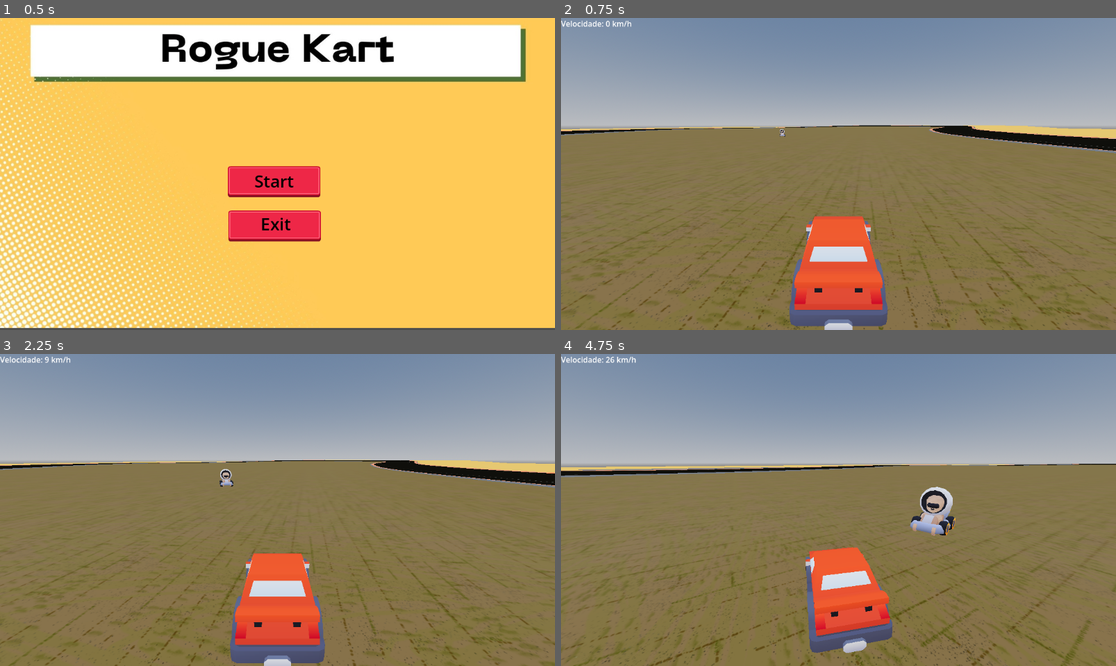
Above: before the commit, frames 1-4 (two rows, left to right).
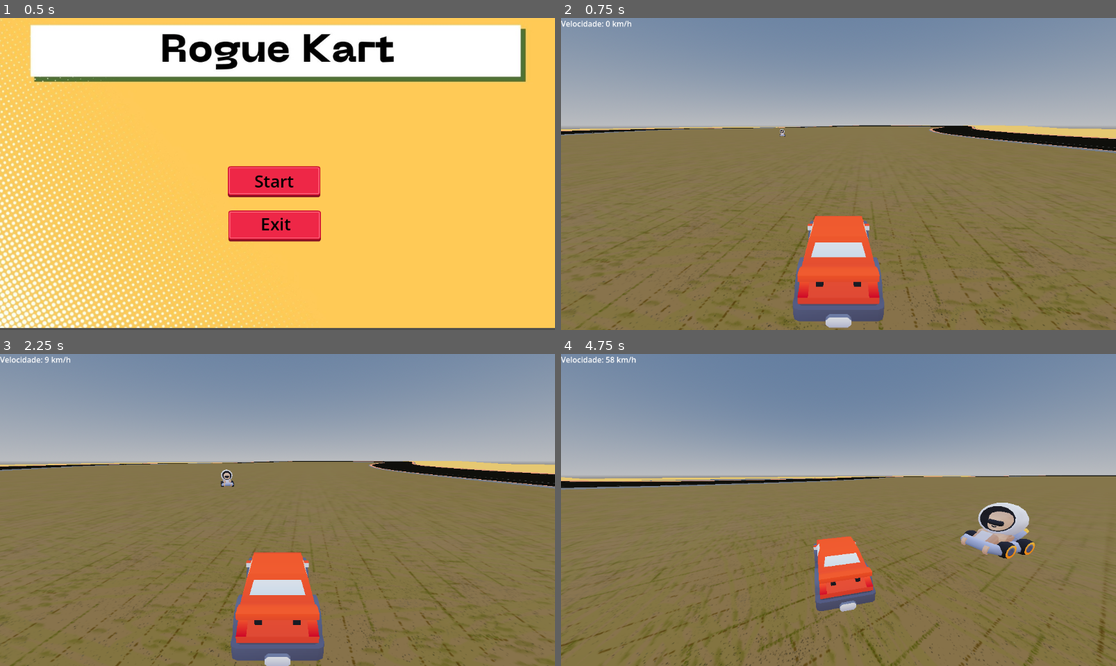
Above: after the commit, the same moments.

Repository: pdovitor/rogue-kart
Game: Godot game, scene res://Scenes/main_menu.tscn
The game is run twice, just before and just after one commit, with the same random seed, the same clock (stepped at 60 frames per second) and the same inputs.
Inputs (mouse positions are in pixels of both pictures, inside the frame that each line leads up to):
- Up to frame 1 (0.5 s): no input
- Up to frame 2 (0.75 s): click (832, 180) at 0.5 s
- Up to frame 3 (2.25 s): hold D (Steer_Right) 1.28-2.03 s; tap Shift (Drift) at 1.35, 2.1 s; hold S (Brake) from 2.03 s (still down)
- Up to frame 4 (4.75 s): release S (Brake) at 2.78 s; hold D (Steer_Right) 2.78-3.53 s; tap Shift (Drift) at 2.85, 3.6, 4.35 s; hold W (Accelerate) 3.53-4.28 s; hold A (Steer_Left) from 4.28 s (still down)

Frame 1 is identical in both runs. In frame 2, 1.7% of the frame differs, in the area x 39-100%, y 34-100%; in frame 3, 2.8%; in frame 4, 14%, in the area x 0-100%, y 0-100%.

Commit message:
sistema de suspensao

Diff:
--- /dev/null
+++ b/Assets/st3d_prototype_black.tres
@@ -0,0 +1,11 @@
+[gd_resource type="StandardMaterial3D" format=3 uid="uid://csa26utrxtm0l"]
+
+[ext_resource type="Texture2D" uid="uid://djlfdspclae2k" path="res://Assets/texture_08.png" id="1_l2mtr"]
+
+[resource]
+albedo_texture = ExtResource("1_l2mtr")
+metallic = 0.15
+metallic_specular = 1.0
+roughness = 0.73
+uv1_triplanar = true
+uv1_world_triplanar = true
--- a/Scenes/car.tscn
+++ b/Scenes/car.tscn
@@ -414,7 +414,7 @@
 
 [node name="Ball" type="RigidBody3D" parent="SubViewportContainer/SubViewport" unique_id=853750109]
 physics_material_override = SubResource("PhysicsMaterial_go66d")
-gravity_scale = 10.0
+gravity_scale = 7.0
 linear_damp = 1.5
 angular_damp = 5.0
 
@@ -422,6 +422,7 @@
 shape = SubResource("SphereShape3D_1sfmx")
 
 [node name="Car" type="Node3D" parent="SubViewportContainer/SubViewport" unique_id=902386891]
+transform = Transform3D(1, 0, 0, 0, 1, 0, 0, 0, 1, 0, 0.30020756, 0)
 
 [node name="Model" type="Node3D" parent="SubViewportContainer/SubViewport/Car" unique_id=1833414851]
 transform = Transform3D(-1, 0, -8.742278e-08, 0, 1, 0, 8.742278e-08, 0, -1, 0, -0.5, 0)
@@ -505,6 +506,7 @@
 draw_pass_1 = ExtResource("8_argdw")
 
 [node name="GroundRay" type="RayCast3D" parent="SubViewportContainer/SubViewport/Car" unique_id=673199066]
+transform = Transform3D(1, 0, 0, 0, 1, 0, 0, 0, 1, 0, -0.2973113, 0)
 
 [node name="DriftTimer" type="Timer" parent="SubViewportContainer/SubViewport" unique_id=1935430453]
 wait_time = 1.25
--- /dev/null
+++ b/Scenes/level_1.tscn
@@ -0,0 +1,52 @@
+[gd_scene format=3 uid="uid://hvl6s3mkfk4e"]
+
+[ext_resource type="Material" uid="uid://csa26utrxtm0l" path="res://Assets/st3d_prototype_black.tres" id="1_8ffim"]
+[ext_resource type="PackedScene" uid="uid://dc21ufy5yyg04" path="res://Scenes/car.tscn" id="2_8ffim"]
+
+[sub_resource type="ProceduralSkyMaterial" id="ProceduralSkyMaterial_8ffim"]
+
+[sub_resource type="Sky" id="Sky_8gbba"]
+sky_material = SubResource("ProceduralSkyMaterial_8ffim")
+
+[sub_resource type="Environment" id="Environment_xfk5q"]
+background_mode = 2
+sky = SubResource("Sky_8gbba")
+ambient_light_source = 3
+ambient_light_color = Color(0.89145625, 0.89145625, 0.8914562, 1)
+ambient_light_sky_contribution = 0.96
+ambient_light_energy = 16.0
+reflected_light_source = 2
+tonemap_mode = 3
+tonemap_exposure = 0.76
+adjustment_enabled = true
+adjustment_saturation = 1.15
+
+[node name="Level_1" type="Node3D" unique_id=1826029615]
+
+[node name="CSGCombiner" type="CSGCombiner3D" parent="." unique_id=22454233]
+transform = Transform3D(1, 0, 0, 0, 1, 0, 0, 0, 1, 0, -4.915907, 0)
+use_collision = true
+
+[node name="CSGBox3D" type="CSGBox3D" parent="CSGCombiner" unique_id=90163769]
+transform = Transform3D(1, 0, 0, 0, 1, 0, 0, 0, 1, -0.5, -0.45488834, -0.5)
+size = Vector3(1000, 1, 1000)
+material = ExtResource("1_8ffim")
+
+[node name="CSGPolygon3D" type="CSGPolygon3D" parent="CSGCombiner" unique_id=1094117878]
+transform = Transform3D(-0.082912564, 0, -0.9965568, 0, 1, 0, 0.9965568, 0, -0.082912564, -10.868929, -0.13003063, -13.474648)
+polygon = PackedVector2Array(-6.7092266, -0.04121971, -0.5256071, 2.0788713, 4.7671003, 0.019878387, 1.02284, -0.08918667)
+depth = 74.53
+
+[node name="CSGPolygon3D2" type="CSGPolygon3D" parent="CSGCombiner" unique_id=372707910]
+transform = Transform3D(-0.082912564, 0, -0.9965568, 0, 1, 0, 0.9965568, 0, -0.082912564, -10.868929, -0.4515438, -37.697372)
+polygon = PackedVector2Array(0.20511246, 0.16842222, -0.5256071, 2.0788713, 4.7671003, 0.019878387, 1.02284, -0.08918667)
+depth = 74.53
+
+[node name="CSGSphere3D" type="CSGSphere3D" parent="CSGCombiner" unique_id=771483719]
+transform = Transform3D(1, 0, 0, 0, 1, 0, 0, 0, 1, -11.319693, -1.1242208, -14.447993)
+radius = 3.369694
+
+[node name="Car" parent="." unique_id=1073571490 instance=ExtResource("2_8ffim")]
+
+[node name="WorldEnvironment" type="WorldEnvironment" parent="." unique_id=316294176]
+environment = SubResource("Environment_xfk5q")
--- a/Scripts/player.gd
+++ b/Scripts/player.gd
@@ -29,7 +29,7 @@
 
 var velocidade_kmh: int = 0
 
-var acceleration = 125.0
+var acceleration = 60.0
 var steering = 12.0
 var turn_speed = 5.5
 var body_tilt = 70
@@ -57,9 +57,23 @@
 	SpringArm.rotation.y = lerp_angle(SpringArm.rotation.y, target_rotation, 8.0 * delta)
 	if not GroundRay.is_colliding():
 		was_in_air = true
-	elif was_in_air:
-		CarBody.scale = squash_scale # Esmaga o carro no chão!
-		was_in_air = false
+
+		# Opcional: Faz o carro tentar voltar a ficar reto aos poucos enquanto cai no ar
+		#var upright_basis = Basis(Vector3.RIGHT, Vector3.UP, Vector3.BACK)
+		#Car.global_transform.basis = Car.global_transform.basis.slerp(upright_basis, 2.0 * delta)
+
+	else:
+		if was_in_air:
+			#CarBody.scale = squash_scale # Esmaga o carro no chão!
+			was_in_air = false
+		var normal = GroundRay.get_collision_normal()
+		var forward = -Car.global_transform.basis.z
+		if abs(normal.dot(forward)) < 0.99:
+			var right = forward.cross(normal).normalized()
+			var new_forward = normal.cross(right).normalized()
+			var target_basis = Basis(right, normal, -new_forward).orthonormalized()
+			var current_basis = Car.global_transform.basis.orthonormalized()
+			Car.global_transform.basis = current_basis.slerp(target_basis, 15.0 * delta)
 
 func _process(delta):
 	var gas = Input.get_action_strength("Accelerate")
@@ -132,10 +146,10 @@
 		RotateCar(delta)
 
 	var current_speed = Ball.linear_velocity.length()
-	var speed_factor = clamp(current_speed / 30.0, 0.0, 1.0)
+	var speed_factor = clamp(current_speed / 15.0, 0.0, 1.0)
 
 	var base_fov = 75.0
-	var max_fov_add = 20.0
+	var max_fov_add = 25.0
 
 	var base_spring_length = 3.5 # Distância normal da câmera
 	var max_length_add = 0.1
@@ -186,6 +200,12 @@
 	LeftWheel.rotation.x -= spin
 	LeftWheelBack.rotation.x -= spin
 	RightWheelBack.rotation.x -= spin
+	if gas == 0 and brake == 0 and vel_atual < 2.0:
+		Ball.linear_damp = 15.0
+		Ball.angular_damp = 15.0
+	else:
+		Ball.linear_damp = 0.1
+		Ball.angular_damp = 1.0
 
 func RotateCar(delta):
 	var new_basis = Car.global_transform.basis.rotated(Car.global_transform.basis.y, rotate_input)
--- /dev/null
+++ b/Shaders/stylized.gdshader
@@ -0,0 +1,109 @@
+shader_type spatial;
+
+group_uniforms Shader.Albedo;
+uniform vec4 albedo_color : source_color = vec4(1.0, 1.0, 1.0, 1.0);
+uniform sampler2D albedo_texture : source_color, hint_default_white;
+uniform float albedo_affect : hint_range(0.0, 1.0, 0.05) = 0.0;
+
+group_uniforms Shader.Light;
+uniform bool use_stepped = true;
+uniform float steps = 3.0;
+uniform float step_smoothness : hint_range(0.0, 1.0, 0.05) = 0.3;
+uniform vec4 shadow_tint : source_color = vec4(0.2, 0.2, 0.3, 1.0);
+uniform float shadow_tint_amount : hint_range(0.0, 1.0, 0.1) = 0.4;
+
+group_uniforms Shader.Specular;
+uniform float specular : hint_range(0.0, 1.0, 0.05) = 0.0;
+
+group_uniforms Shader.Normal;
+uniform float normal_strength : hint_range(0.0, 1.0, 0.05) = 0.0;
+uniform sampler2D normal_texture : hint_normal;
+
+group_uniforms Shader.Rim;
+uniform bool use_rim = true;
+uniform vec4 rim_color : source_color = vec4(1.0, 1.0, 1.0, 1.0);
+uniform float rim_amount = 2.0;
+uniform float rim_smoothness = 0.2;
+uniform float rim_mask_shadow : hint_range(0.0, 1.0, 0.05) = 1.0;
+uniform float rim_blend : hint_range(0.0, 1.0, 0.05) = 1.0;
+
+group_uniforms Shader.Pattern;
+uniform bool use_pattern = true;
+uniform sampler2D pattern_texture : hint_default_white;
+uniform int pattern_uv_mode : hint_enum("UV", "Screen", "Local Screen") = 2;
+uniform float pattern_tiling = 32.0;
+uniform float pattern_amount : hint_range(0.0, 1.0, 0.05) = 0.5;
+uniform float pattern_smoothness : hint_range(0.0, 1.0, 0.05) = 0.5;
+uniform float pattern_blend : hint_range(0.0, 1.0, 0.05) = 0.2;
+
+varying vec4 node_position;
+
+float fresnel(float amount, vec3 normal, vec3 view) {
+	return pow((1.0 - clamp(dot(normalize(normal), normalize(view)), 0.0, 1.0 )), amount);
+}
+
+// CORREÇÃO 1: Nome da função alterado para não dar conflito
+vec2 get_pattern_uv(vec2 uv, vec2 screen_uv){
+	vec2 p_uv = uv;
+	if(pattern_uv_mode == 1) { p_uv = screen_uv; }
+	if(pattern_uv_mode == 2) { p_uv = (screen_uv * 2.0 - 1.0) * node_position.w - node_position.xy; }
+	return p_uv;
+}
+
+float shape_value(float value, vec2 uv, vec2 screen_size){
+	float aspect = screen_size.y / screen_size.x;
+    // CORREÇÃO 2: Nome da variável alterada de pattern_uv para current_p_uv
+	vec2 current_p_uv = uv * pattern_tiling * vec2(1.0, aspect);
+	float shadow_pattern = texture(pattern_texture, current_p_uv).r;
+	shadow_pattern = clamp(smoothstep(shadow_pattern - pattern_smoothness, shadow_pattern + pattern_smoothness, value + pattern_amount), 0.0, value + pattern_amount);
+	return shadow_pattern;
+}
+
+void vertex() {
+	 node_position = (PROJECTION_MATRIX * vec4(NODE_POSITION_VIEW, 1.0));
+}
+
+void fragment() {
+	vec4 albedo = texture(albedo_texture, UV) * albedo_color;
+	vec4 normal_map = texture(normal_texture, UV);
+
+	ALBEDO = albedo.rgb;
+	NORMAL_MAP = mix(vec3(0.5,0.5,1.0), normal_map.rgb, normal_strength);
+	SPECULAR = specular;
+}
+
+void light () {
+	float ndotl = clamp(dot(NORMAL,LIGHT),0.0,1.0) * ATTENUATION;
+
+    // CORREÇÃO 3: O nome da variável NÃO pode ser igual ao nome da função void light()
+	float light_val = ndotl;
+
+	if(use_stepped){
+		float light_mult = light_val * steps;
+		float step_base = floor(light_mult);
+		float light_factor = light_mult - step_base;
+
+		light_factor = smoothstep(0.5 - step_smoothness, 0.5 + step_smoothness, light_factor);
+		light_val = (step_base + light_factor) / steps;
+	}
+
+	if(use_pattern){
+		vec2 p_uv = get_pattern_uv(UV, SCREEN_UV);
+
+		light_val = mix(light_val, shape_value(light_val, p_uv, VIEWPORT_SIZE), pattern_blend);
+	}
+
+	vec3 diffuse = vec3(pow(light_val, 1.0)) * (LIGHT_COLOR / PI);
+	diffuse = (shadow_tint.rgb * (1.0 - (light_val)) * shadow_tint_amount) + diffuse * light_val;
+
+	if(use_rim){
+		float rim_value = fresnel(rim_amount, NORMAL, VIEW);
+		rim_value = smoothstep(0.5 - (rim_smoothness / 2.0), 0.5 + (rim_smoothness / 2.0), rim_value);
+		rim_value = mix(rim_value, rim_value * light_val, rim_mask_shadow);
+
+		diffuse += rim_color.rgb * rim_value * rim_blend;
+	}
+
+	DIFFUSE_LIGHT += mix(diffuse, ALBEDO * diffuse, albedo_affect);
+	SPECULAR_LIGHT += vec3(pow(light_val, 50.0)) * specular;
+}
Binary file added: Assets/texture_02.png
Not shown, added: Assets/texture_02.png.import
Binary file added: Assets/texture_07.png
Not shown, added: Assets/texture_07.png.import
Binary file added: Assets/texture_08.png
Not shown, added: Assets/texture_08.png.import
Binary file added: Assets/texture_09.png
Not shown, added: Assets/texture_09.png.import
Not shown, added: Shaders/stylized.gdshader.uid
